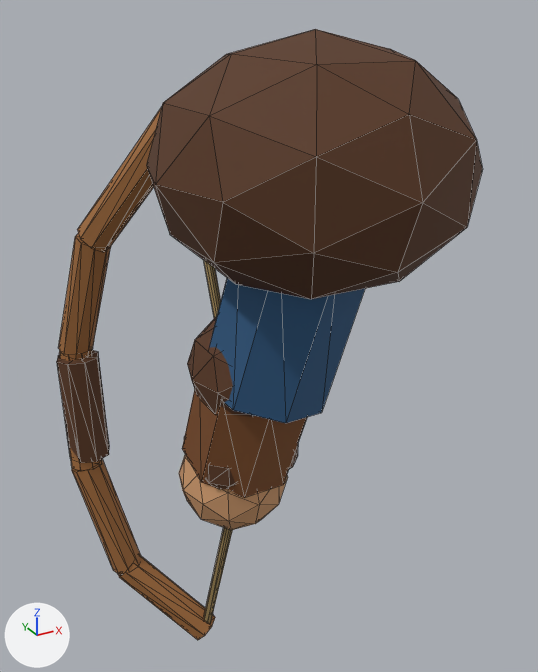
One commit to the glTF model assets/models/units/archer/ArmLeft.glb: the scene before it, then after it.
Camera for both pictures: a 50 mm camera at (-0.604, -0.899, 0.223) aimed at (-0.03, 0.146, -0.3). The lights are fixed; the arrows at lower left show +X, +Y and +Z. The older version comes first. Mesh edges are drawn as thin lines. Vertices at exactly the same position are counted once.

Objects in the first picture: 'Sculpture'.
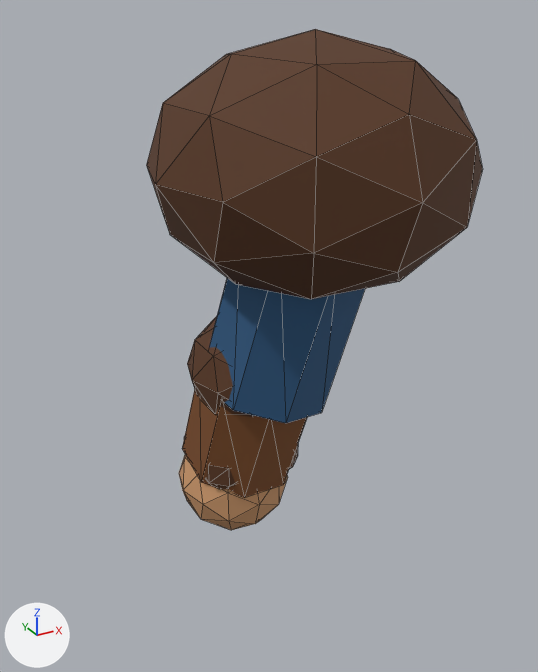
Changed parts and their boxes [x1, y1, x2, y2] in the pictures (538 x 672 px):
'Sculpture', reshaped (21% narrower, 18% shorter)
    before: [57, 29, 482, 640]
    after: [147, 29, 482, 530]
part 1 of me_sculpture, deleted (brown)
    before: [58, 107, 232, 640]
part 2 of me_sculpture, deleted (brown)
    before: [57, 350, 109, 463]

The change, as a diff of the scene's bpy script:
```diff
--- a/assets/models/units/archer/ArmLeft.glb.py
+++ b/assets/models/units/archer/ArmLeft.glb.py
@@ me_sculpture @@
 # used by ob_sculpture; location = (0.0, 0.0, 0.0)
-me_sculpture.from_pydata(...)  # 399 vertices, 748 faces; spans x -0.342..0.195, y -0.24..0.462, z -1.033..0.198
+me_sculpture.from_pydata(...)  # 270 vertices, 508 faces; spans x -0.275..0.195, y -0.24..0.24, z -0.633..0.198
+# me_sculpture part 1: the loose piece of 111 vertices spanning x -0.342..-0.103, y 0.062..0.462, z -1.033..0.089 is deleted
+# me_sculpture part 2: the loose piece of 18 vertices spanning x -0.341..-0.259, y 0.364..0.459, z -0.603..-0.387 is deleted
 me_sculpture.materials.append(mat_unitsurface)
```
